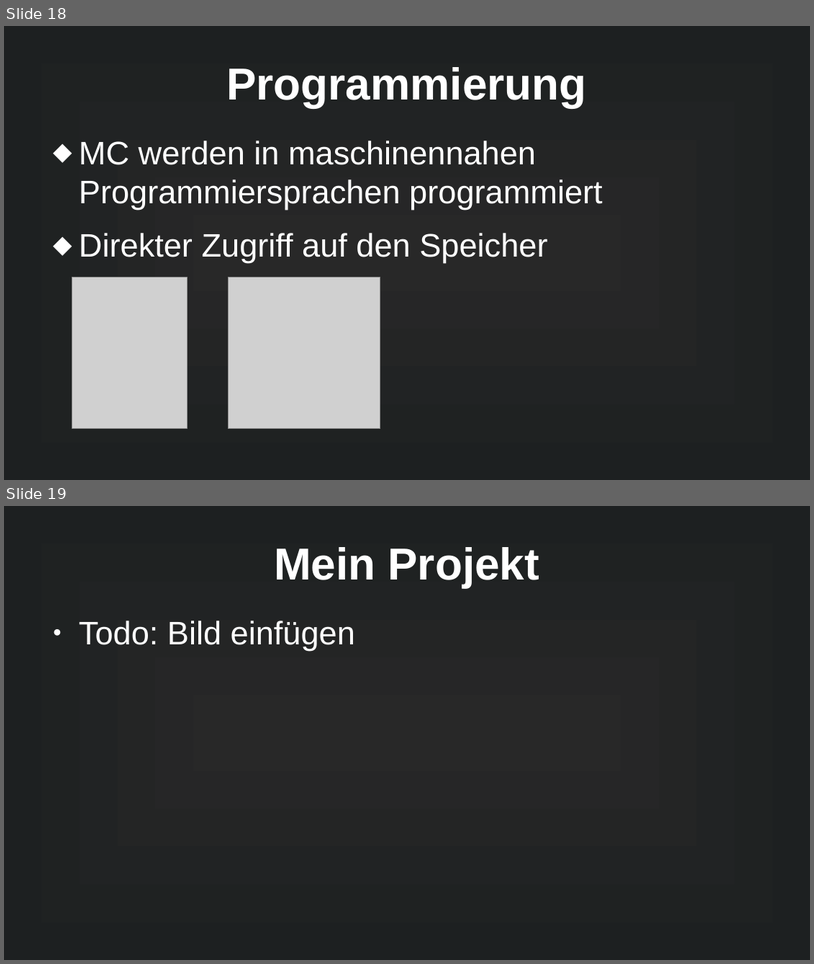
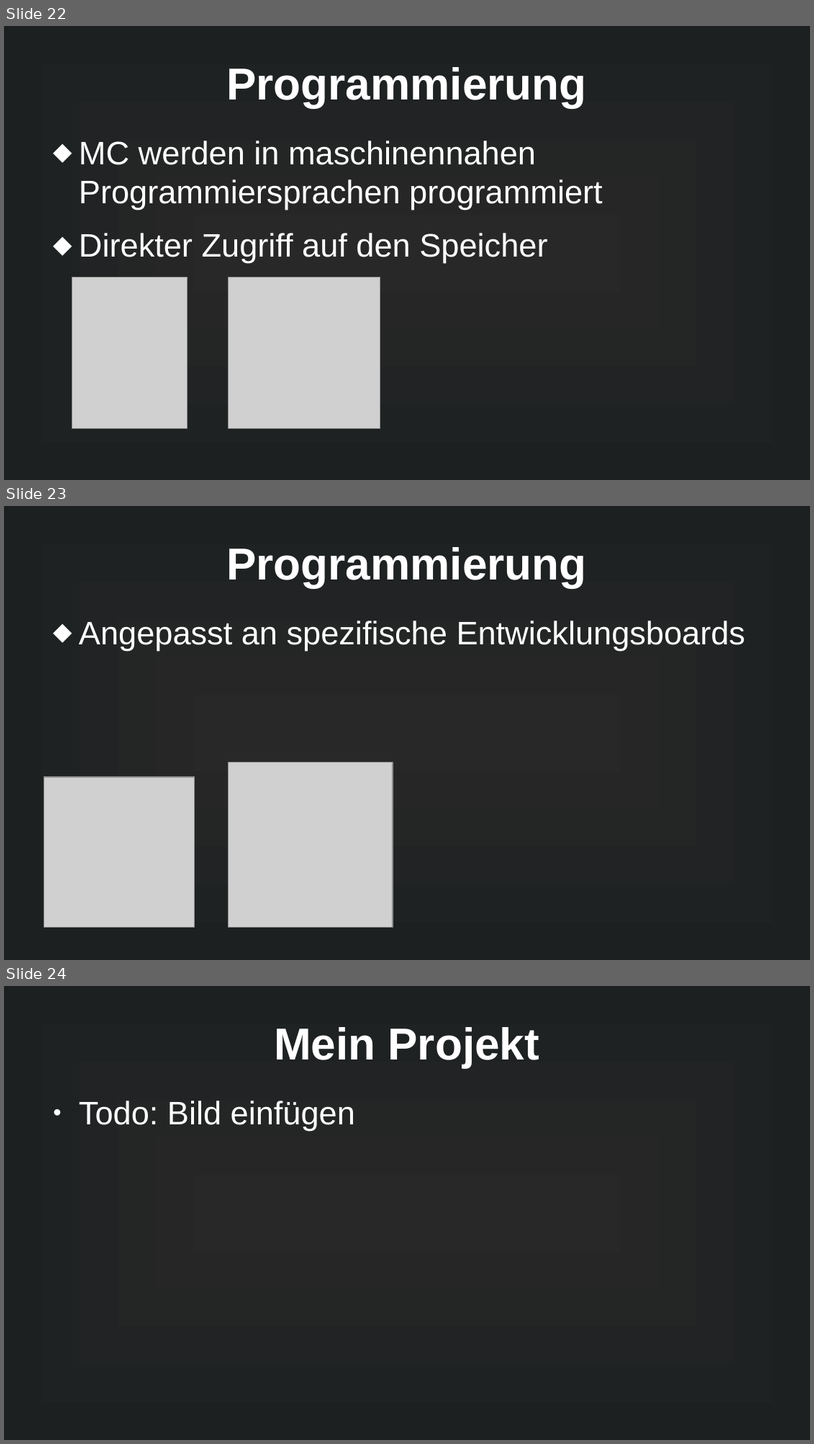
Before and after one commit to MuffinKran24/IMP_GFS, a slide deck: Mikrocontroller_GFS.pptx. Shown one above the other, each under a label of ours: slides 18 and 19 before the commit, slides 22, 23 and 24 after it. The pictures are 814x964 and 814x1444 pixels, drawn with LibreOffice and Linux fonts; fonts in the diff are those of the drawing; grey boxes stand for pictures. Boxes give left, top, right and bottom in pixels: in the first picture for what was removed or moved away, otherwise in the second. Text is boxed around its words. In the diff, an @@ line names an element or a change of style, - is before the commit and + after.

```diff
--- a/Mikrocontroller_GFS.pptx
+++ b/Mikrocontroller_GFS.pptx
@@ slide 23 added at bbox=[4, 506, 810, 960], background gradient #282828 to #1D2021 @@
@@ title added at bbox=[226, 547, 586, 587], 44 pt, text #FFFFFF, bold @@
+Programmierung
@@ text added at bbox=[79, 620, 746, 651], 32 pt, text #FFFFFF @@
+⬥ Angepasst an spezifische Entwicklungsboards
@@ picture added at bbox=[228, 762, 393, 926] @@
@@ picture added at bbox=[44, 777, 194, 926] @@
@@ what was slide 18 is now slide 22 @@
@@ what was slide 19 is now slide 24 @@
```
Also in this commit, not shown: 3 slides changed, 7 other slides added, 3 slides removed, 4 other files.
